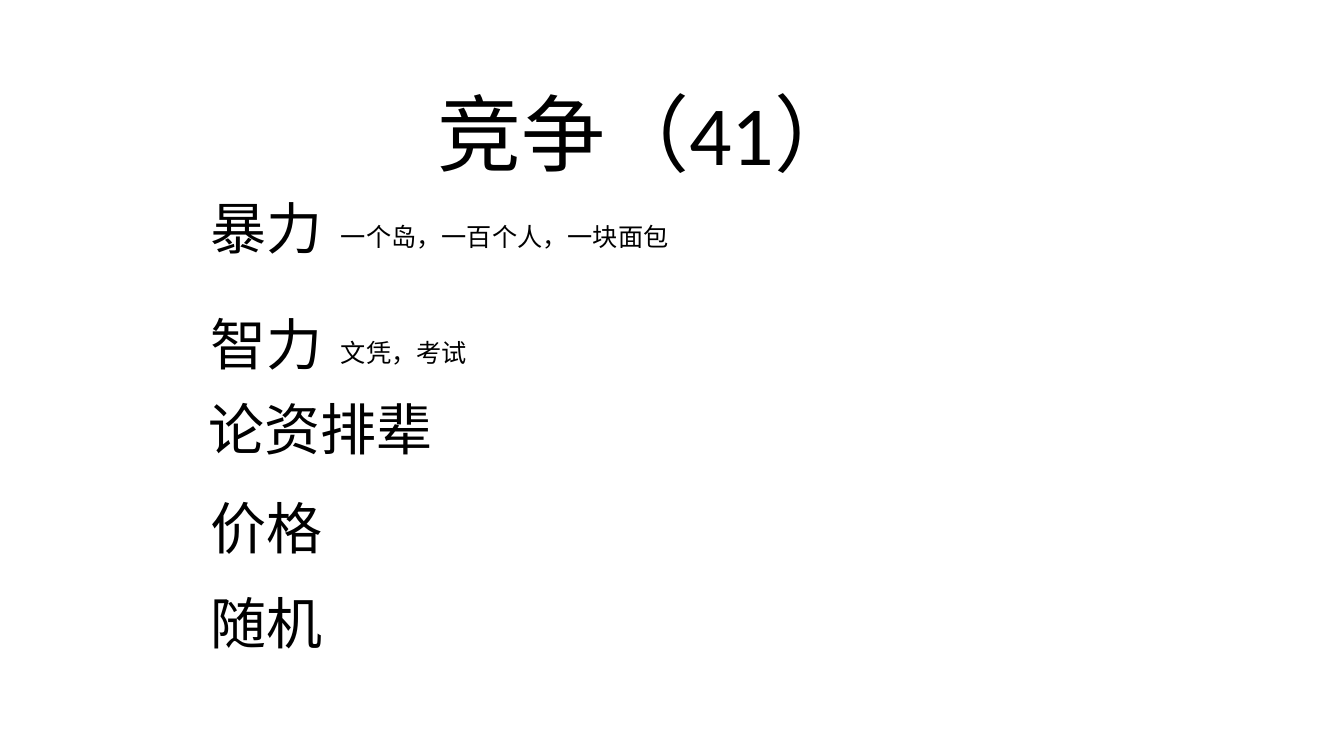
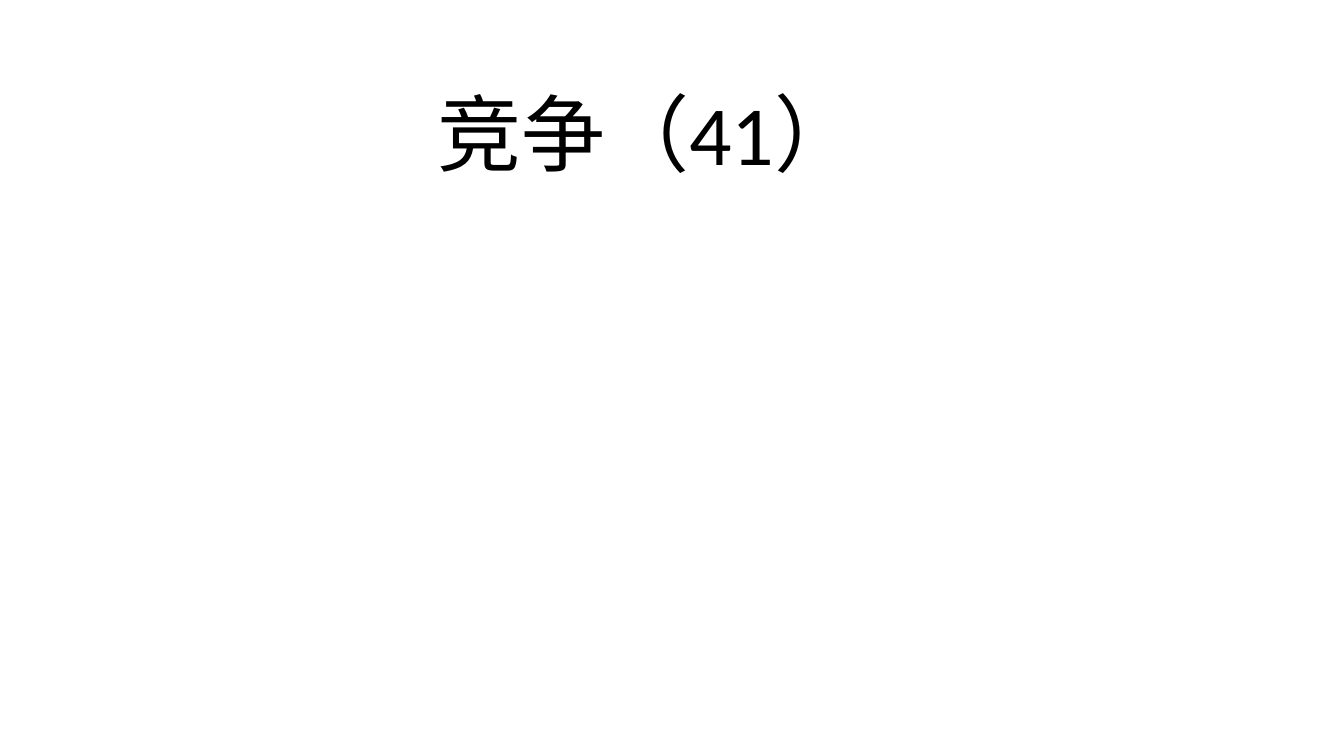
Before and after one commit to FredJiangFei/MyDocuments, a slide deck: slide 7 of 火车票/火车票.pptx (slide 8 before the commit). Drawn at 1344x756 pixels with LibreOffice and Linux fonts; fonts in the diff are those of the drawing. Boxes give left, top, right and bottom in pixels: in the first picture for what was removed or moved away, otherwise in the second. Text is boxed around its words. In the diff, an @@ line names an element or a change of style, - is before the commit and + after.

```diff
--- a/火车票/火车票.pptx
+++ b/火车票/火车票.pptx
@@ text removed at <box>210,202,322,254</box> @@
-暴力
@@ text removed at <box>341,224,669,249</box> @@
-一个岛，一百个人，一块面包
@@ text removed at <box>210,318,322,370</box> @@
-智力
@@ text removed at <box>341,340,467,365</box> @@
-文凭，考试
@@ text removed at <box>209,403,433,455</box> @@
-论资排辈
@@ text removed at <box>210,502,322,554</box> @@
-价格
@@ text removed at <box>210,597,322,649</box> @@
-随机
```
Also in this commit, not shown: 10 other slides changed, 18 slides added, 3 slides removed.
